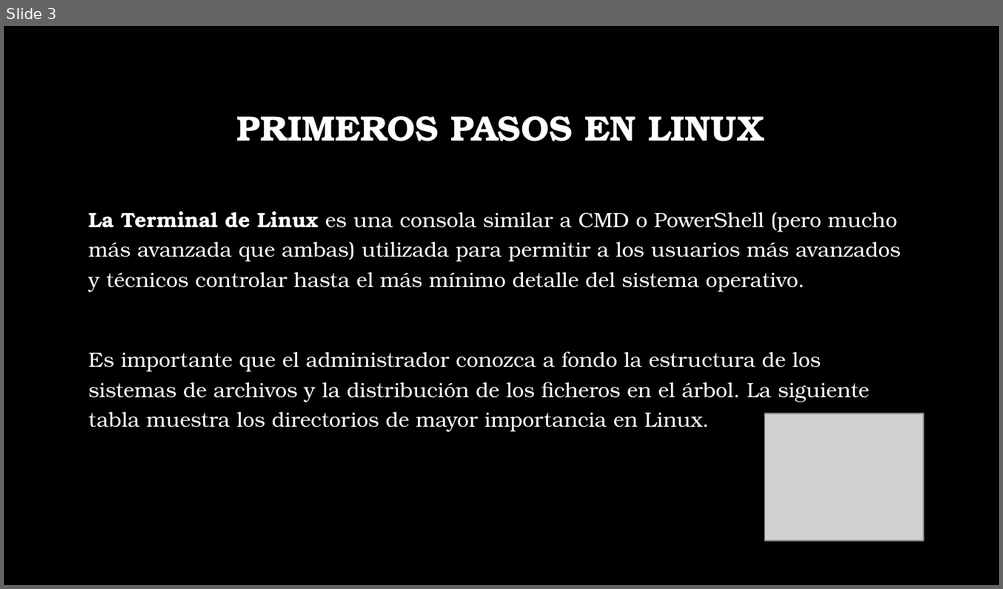
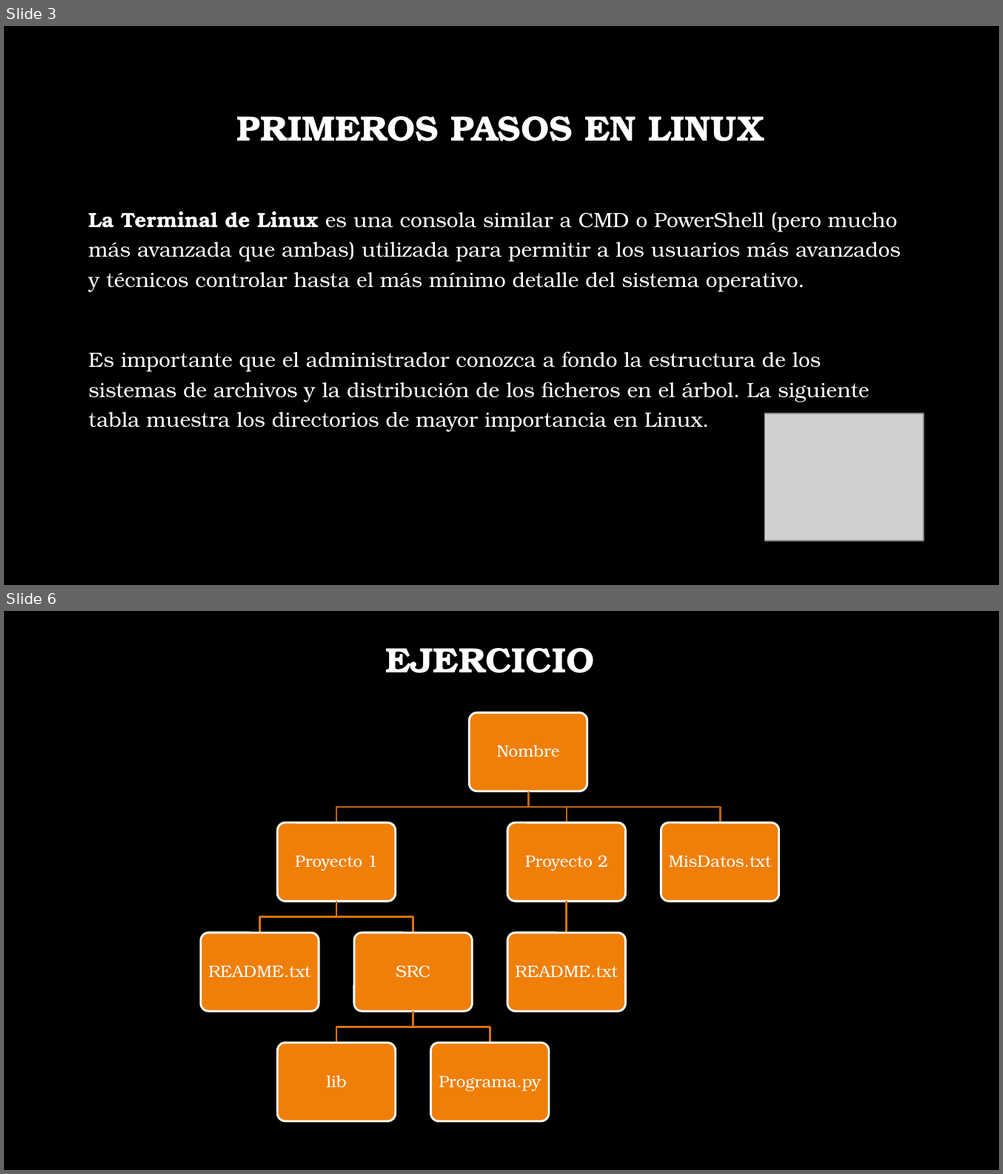
Before and after one commit to JuanDanielSoto/Python-con-Linux, a slide deck: introduccion.pptx. Shown one above the other, each under a label of ours: slide 3 before the commit, slides 3 and 6 after it; the slides between them are not shown. The pictures are 1003x589 and 1003x1174 pixels, drawn with LibreOffice and Linux fonts; fonts in the diff are those of the drawing; grey boxes stand for pictures; background and template pictures are left out. Boxes give left, top, right and bottom in pixels: in the first picture for what was removed or moved away, otherwise in the second. Text is boxed around its words. In the diff, an @@ line names an element or a change of style, - is before the commit and + after.

```diff
--- a/introduccion.pptx
+++ b/introduccion.pptx
@@ slide 6 added at (x1=4, y1=611, x2=999, y2=1170), background picture (left out) @@
@@ title added at (x1=385, y1=648, x2=594, y2=673), 25.5 pt, text #FFFFFF, bold @@
+EJERCICIO
@@ group added at (x1=201, y1=712, x2=779, y2=1121): 9 rounded rectangles, 9 texts, 8 freeform shapes @@
+Nombre
+Proyecto 1
+README.txt
+SRC
+lib
+Programa.py
+Proyecto 2
+README.txt
+MisDatos.txt
```
Also in this commit, not shown: 1 slide changed, 2 other slides added, 1 slide removed, 1 other file.
